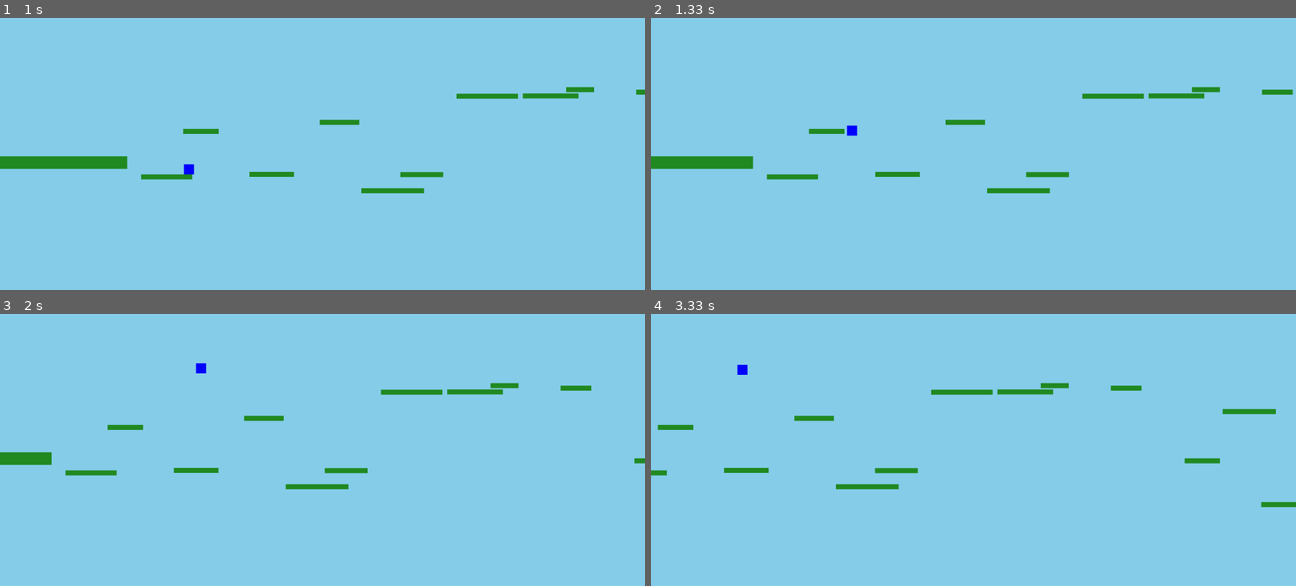
Above: before the commit, frames 1-4 (two rows, left to right).
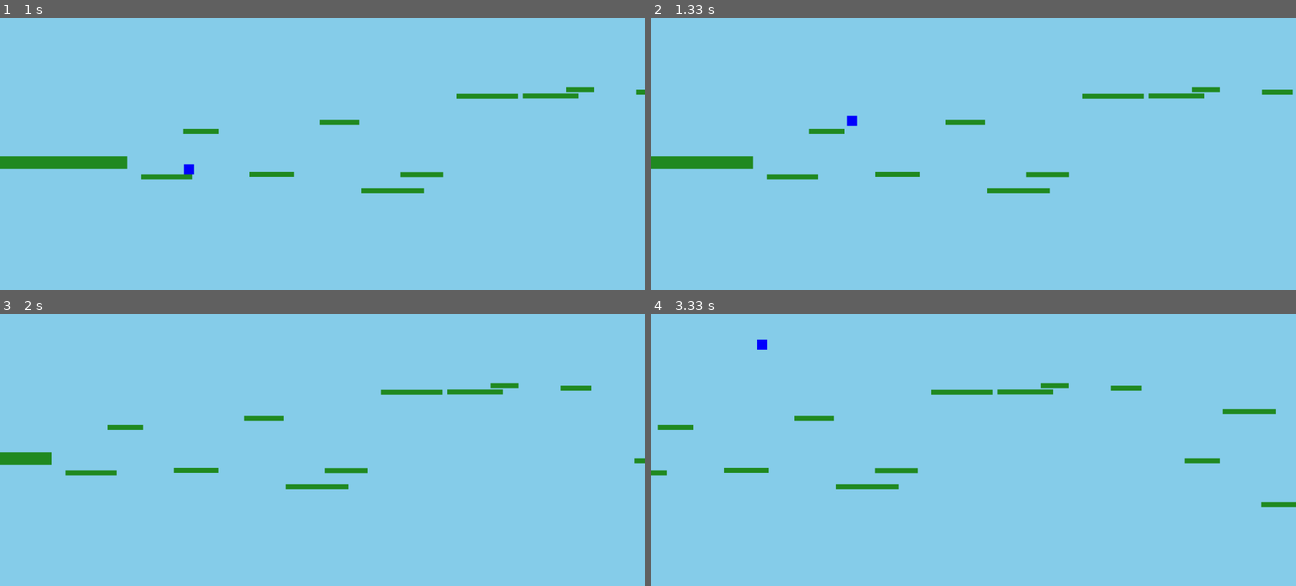
Above: after the commit, the same moments.

Repository: HunterWildClaw/NH_CP2
Game: pygame game, started from personal/pygame_experimenting.py
Same seed, same stepped clock (60 frames per second), same inputs: the game is played once before the commit and once after it.
Inputs:
- Up to frame 1 (1 s): tap Space at 0.33, 0.73 s; hold Right from 0.67 s (still down)
- Up to frame 2 (1.33 s): tap Space at 1.03, 1.23 s; release Right at 1.13 s; hold Up from 1.17 s (still down)
- Up to frame 3 (2 s): release Up at 1.47 s
- Up to frame 4 (3.33 s): hold Left 2-2.53 s; tap Space at 2.07, 2.37, 2.63, 2.93, 3.07 s; hold Left 2.57-2.97 s; hold Up from 3 s (still down)

Frame 1 is identical in both runs. In frame 2, 0.1% of the frame differs, in the area x 30-32%, y 35-44%; in frame 3, less than 0.1%; in frame 4, 0.1%.

Commit message:
Adjust jump height to improve player mechanics

Diff:
--- a/personal/pygame_experimenting.py
+++ b/personal/pygame_experimenting.py
@@ -6,7 +6,7 @@
 SCREEN_WIDTH, SCREEN_HEIGHT = 2560, 1395
 FPS = 60
 GRAVITY = 1
-JUMP_HEIGHT = -20
+JUMP_HEIGHT = -25
 PLAYER_SPEED = 6
 AUTO_SCROLL_SPEED = 5
 
